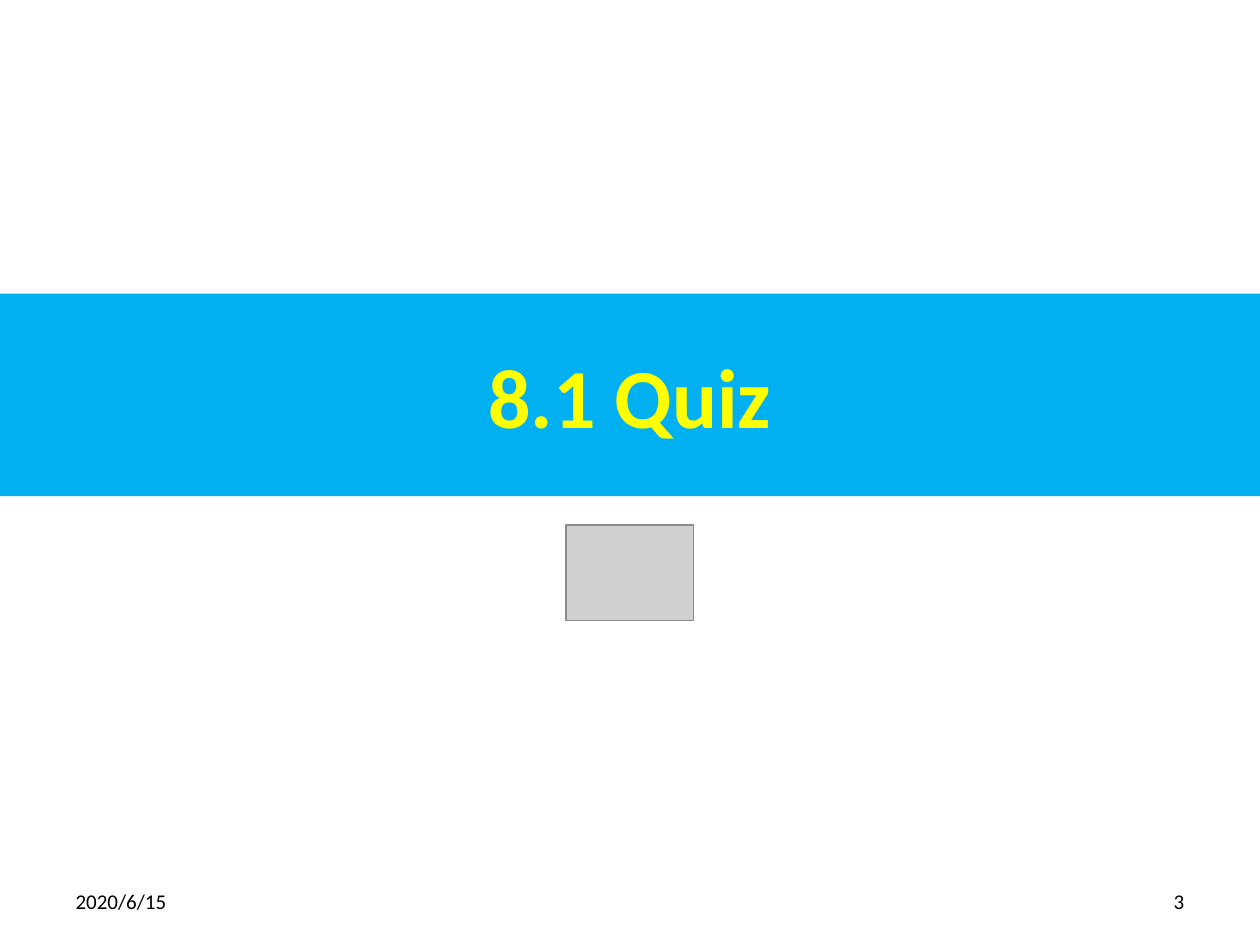
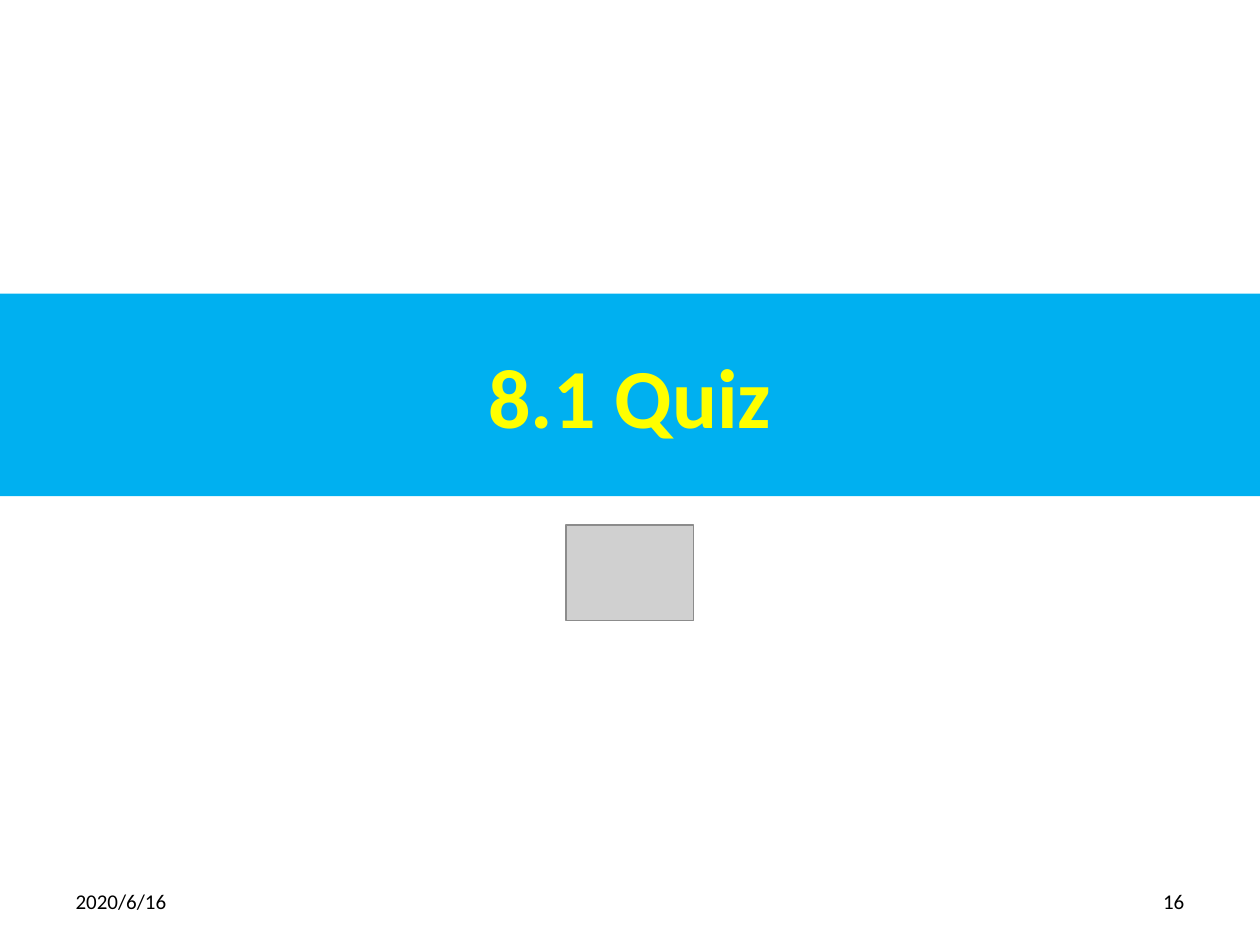
Before and after one commit to peterhchen/950_Reinforce, a slide deck: slide 16 of 08_OpenAI_Python_QLearn.pptx (slide 3 before the commit). Drawn at 1260x945 pixels with LibreOffice and Linux fonts; fonts in the diff are those of the drawing; grey boxes stand for pictures. Boxes give left, top, right and bottom in pixels: in the first picture for what was removed or moved away, otherwise in the second. Text is boxed around its words. In the diff, an @@ line names an element or a change of style, - is before the commit and + after.

```diff
--- a/08_OpenAI_Python_QLearn.pptx
+++ b/08_OpenAI_Python_QLearn.pptx
@@ text at [76,894,167,910]: text changed @@
-2020/6/15
+2020/6/16
@@ page number at [1163,894,1184,909]: text changed @@
-3
+16
```
Also in this commit, not shown: 4 other slides changed, 14 slides added, 1 other file.
